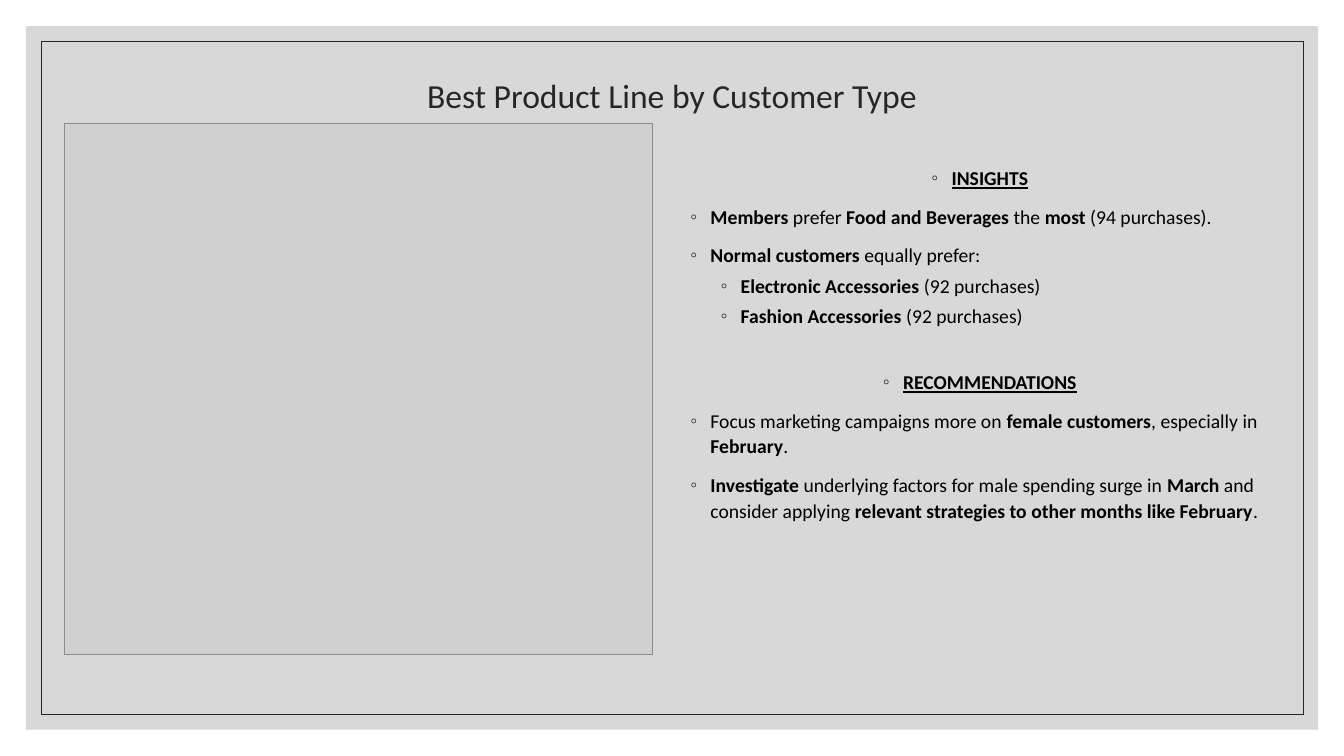
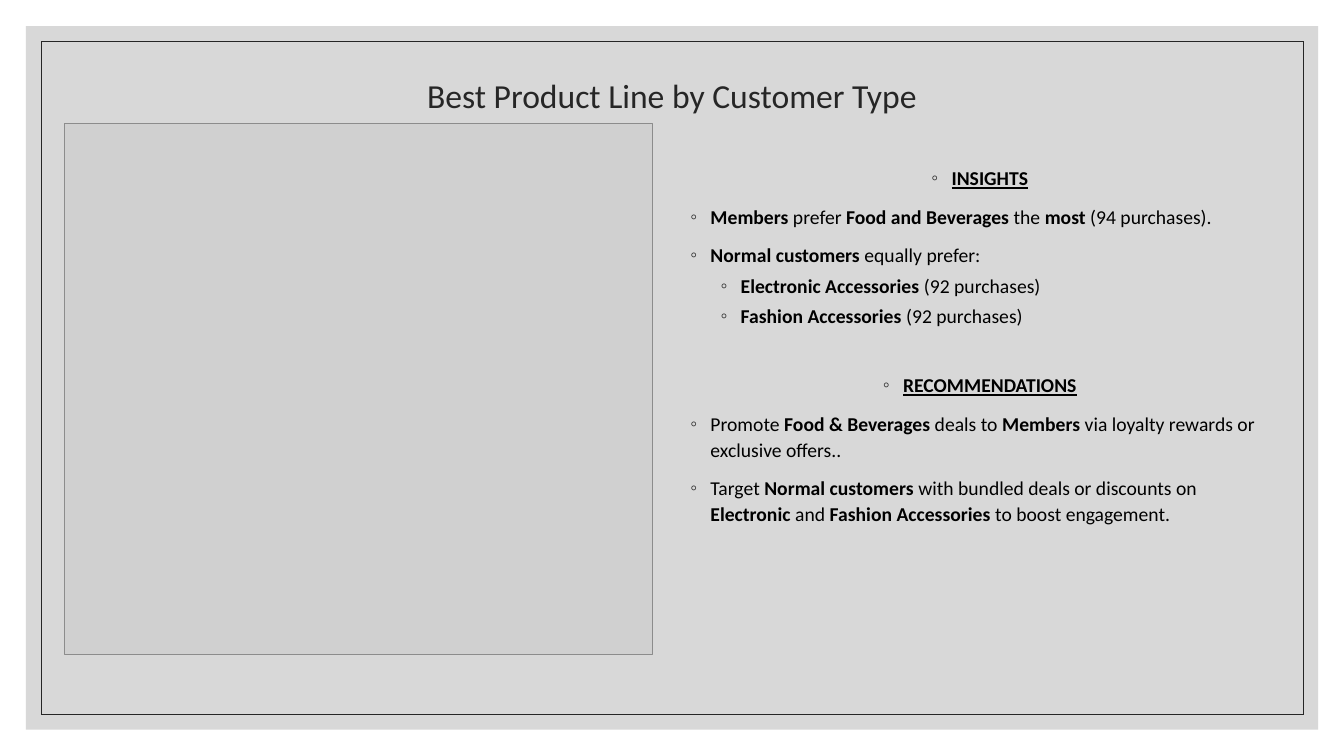
Before and after one commit to ajaythakur958/Walmart-Sales-analysis, a slide deck: slide 11 of Walmart analysis.pptx (slide 9 before the commit). Drawn at 1344x756 pixels with LibreOffice and Linux fonts; fonts in the diff are those of the drawing; grey boxes stand for pictures. Boxes give left, top, right and bottom in pixels: in the first picture for what was removed or moved away, otherwise in the second. Text is boxed around its words. In the diff, an @@ line names an element or a change of style, - is before the commit and + after.

```diff
--- a/Walmart analysis.pptx
+++ b/Walmart analysis.pptx
@@ text at [710,417,1254,525]: text changed @@
-◦ Focus marketing campaigns more on female customers, especially in February.
-◦ Investigate underlying factors for male spending surge in March and consider applying relevant strategies to other months like February.
+◦ Promote Food & Beverages deals to Members via loyalty rewards or exclusive offers..
+◦ Target Normal customers with bundled deals or discounts on Electronic and Fashion Accessories to boost engagement.
```
Also in this commit, not shown: 1 other slide changed, 8 slides added, 4 other files.
